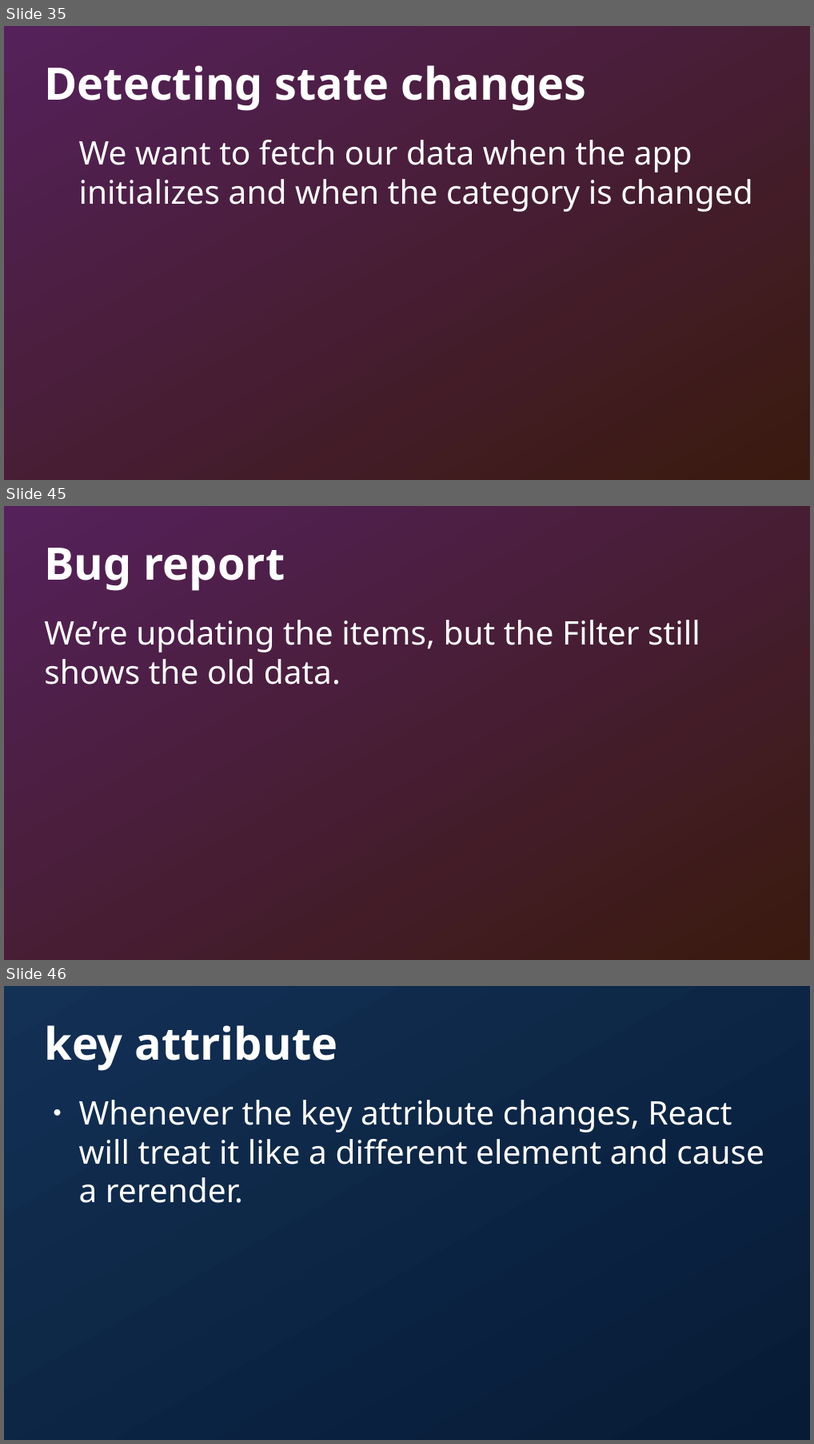
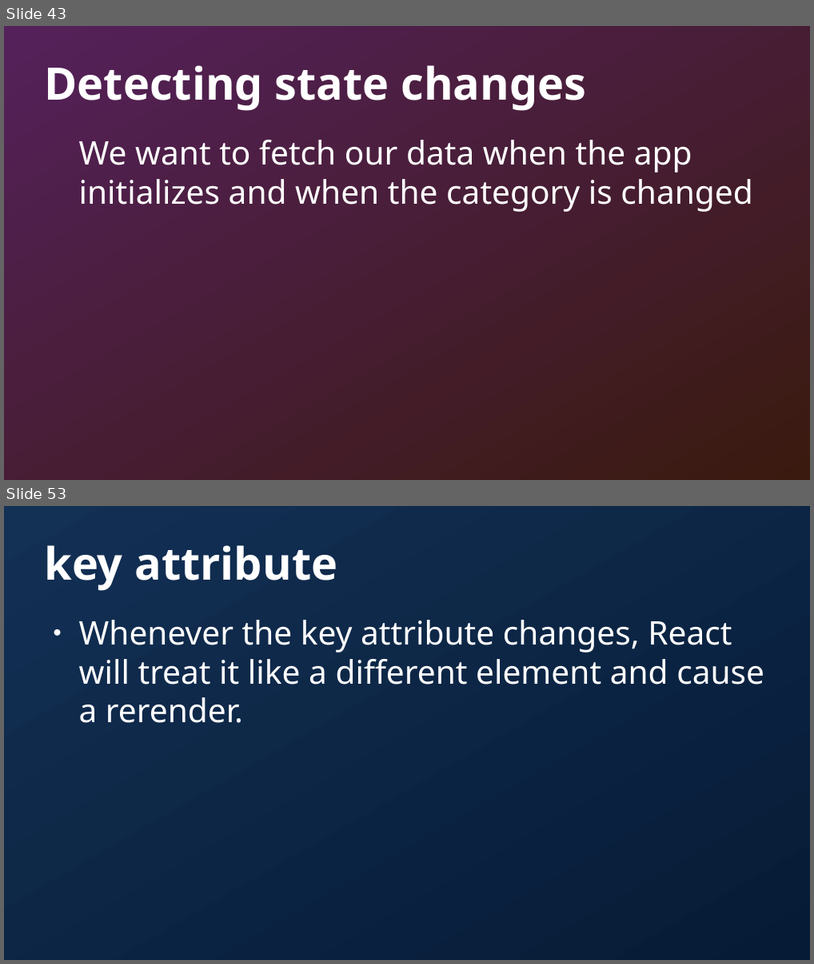
Before and after one commit to dytrws/dytrws, a slide deck: public/presentation.odp. Shown one above the other, each under a label of ours: slides 35, 45 and 46 before the commit, slides 43 and 53 after it; the slides between them are not shown. The pictures are 814x1444 and 814x964 pixels, drawn with LibreOffice and Linux fonts; fonts in the diff are those of the drawing; background and template pictures are left out. Boxes give left, top, right and bottom in pixels: in the first picture for what was removed or moved away, otherwise in the second. Text is boxed around its words. In the diff, an @@ line names an element or a change of style, - is before the commit and + after.

```diff
--- a/public/presentation.odp
+++ b/public/presentation.odp
@@ slide 45 removed at bbox=[4, 506, 810, 960], background gradient #55215B to #3A1A0F @@
@@ title removed at bbox=[44, 548, 286, 591] @@
-Bug report
@@ text removed at bbox=[44, 620, 701, 684] @@
-We’re updating the items, but the Filter still shows the old data.
@@ what was slide 35 is now slide 43 @@
@@ what was slide 46 is now slide 53 @@
```
Also in this commit, not shown: 19 slides changed, 16 slides added, 8 other slides removed, 49 other files.
